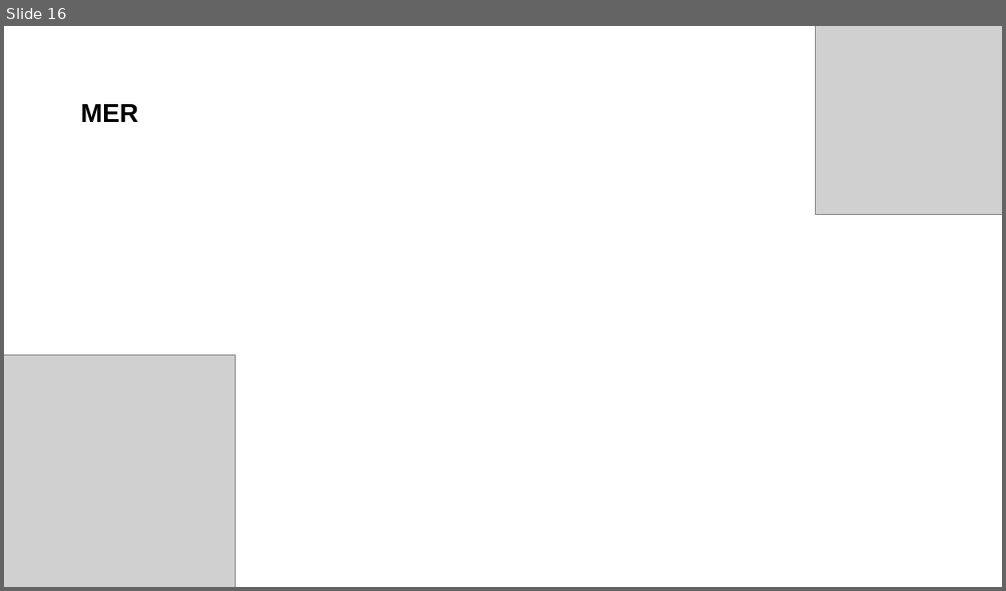
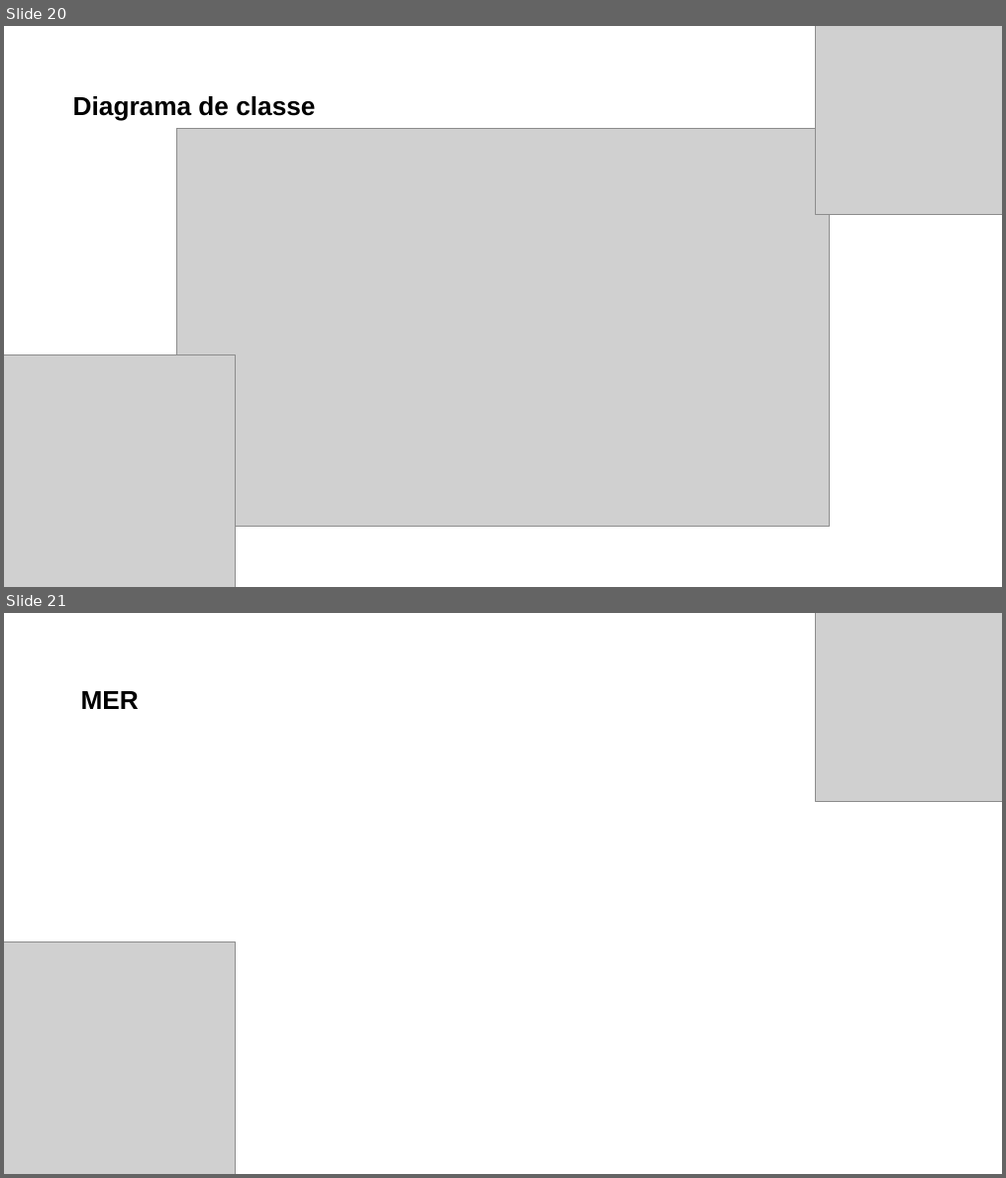
Before and after one commit to Sirius-tcc/Documents, a slide deck: slides/PreviaTCC.pptx. Shown one above the other, each under a label of ours: slide 16 before the commit, slides 20 and 21 after it. The pictures are 1006x591 and 1006x1178 pixels, drawn with LibreOffice and Linux fonts; fonts in the diff are those of the drawing; grey boxes stand for pictures; background and template pictures are left out. Boxes give left, top, right and bottom in pixels: in the first picture for what was removed or moved away, otherwise in the second. Text is boxed around its words. In the diff, an @@ line names an element or a change of style, - is before the commit and + after.

```diff
--- a/slides/PreviaTCC.pptx
+++ b/slides/PreviaTCC.pptx
@@ slide 20 added at [4, 26, 1002, 587], background #FFFFFF @@
@@ picture added at [816, 26, 1002, 215] @@
@@ title added at [73, 96, 315, 121], 25 pt, text #000000, bold @@
+Diagrama de classe
@@ picture added at [176, 129, 829, 527] @@
@@ picture added at [4, 355, 235, 587] @@
@@ what was slide 16 is now slide 21 @@
```
Also in this commit, not shown: 2 slides changed, 6 other slides added.
